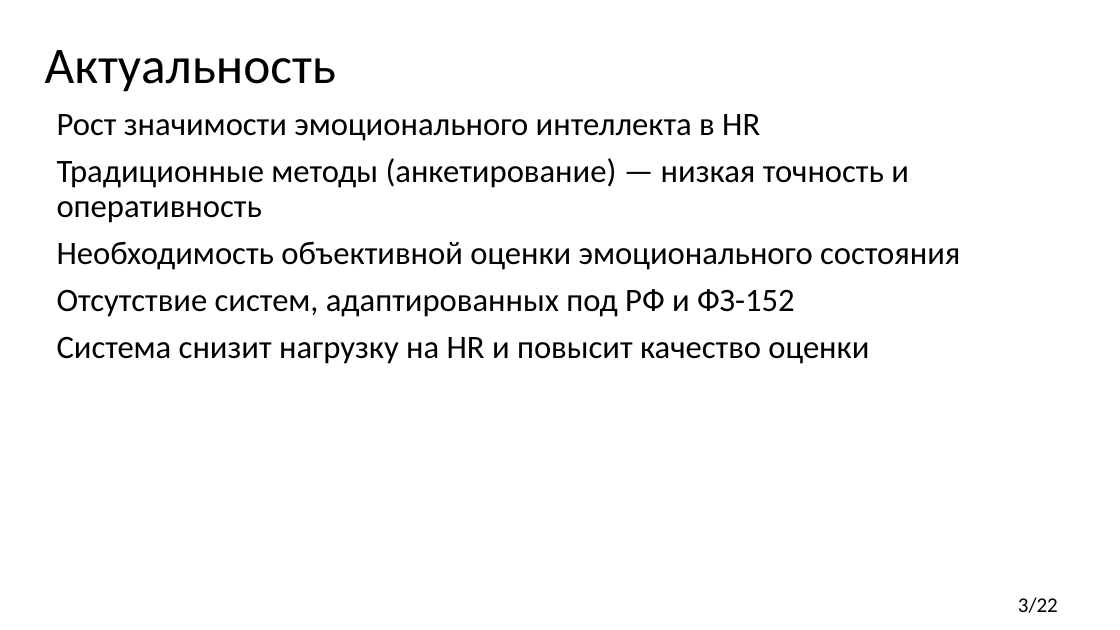
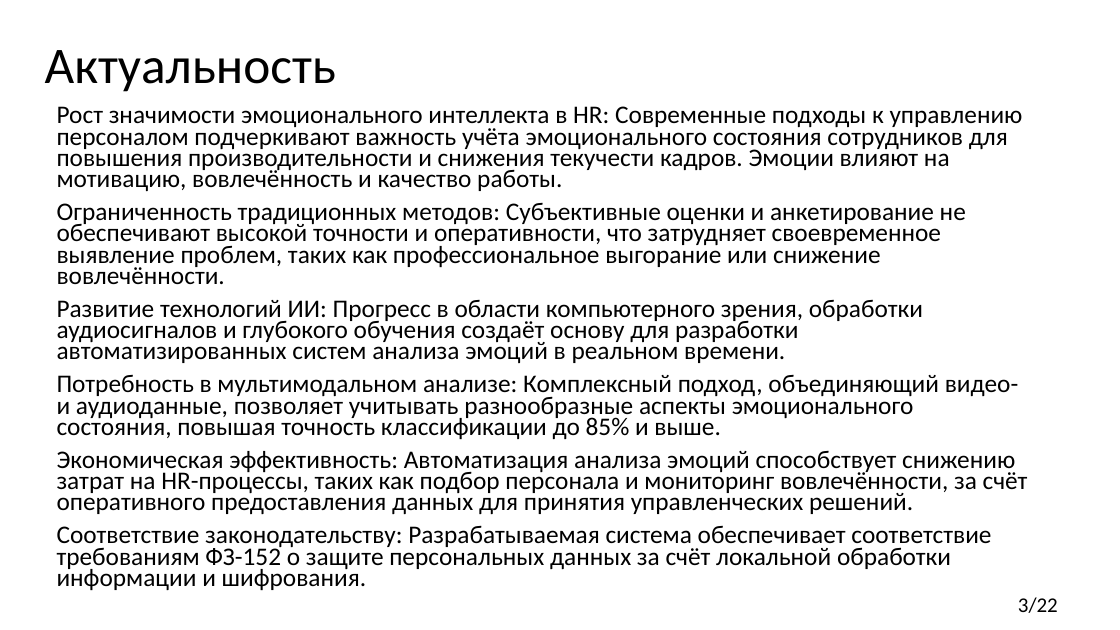
Before and after one commit to Hetsunya/diplom, a slide deck: slide 3 of вкр/практика/преза.pptx. Drawn at 1120x630 pixels with LibreOffice and Linux fonts; fonts in the diff are those of the drawing. Boxes give left, top, right and bottom in pixels: in the first picture for what was removed or moved away, otherwise in the second. Text is boxed around its words. In the diff, an @@ line names an element or a change of style, - is before the commit and + after.

```diff
--- a/вкр/практика/преза.pptx
+++ b/вкр/практика/преза.pptx
@@ text at <box>57,106,1028,590</box>: text changed; size 28 to 21.7 pt @@
-Рост значимости эмоционального интеллекта в HR
-Традиционные методы (анкетирование) — низкая точность и оперативность
-Необходимость объективной оценки эмоционального состояния
-Отсутствие систем, адаптированных под РФ и ФЗ-152
-Система снизит нагрузку на HR и повысит качество оценки
+Рост значимости эмоционального интеллекта в HR: Современные подходы к управлению персоналом подчеркивают важность учёта эмоционального состояния сотрудников для повышения производительности и снижения текучести кадров. Эмоции влияют на мотивацию, вовлечённость и качество работы.
+Ограниченность традиционных методов: Субъективные оценки и анкетирование не обеспечивают высокой точности и оперативности, что затрудняет своевременное выявление проблем, таких как профессиональное выгорание или снижение вовлечённости.
+Развитие технологий ИИ: Прогресс в области компьютерного зрения, обработки аудиосигналов и глубокого обучения создаёт основу для разработки автоматизированных систем анализа эмоций в реальном времени.
+Потребность в мультимодальном анализе: Комплексный подход, объединяющий видео- и аудиоданные, позволяет учитывать разнообразные аспекты эмоционального состояния, повышая точность классификации до 85% и выше.
+Экономическая эффективность: Автоматизация анализа эмоций способствует снижению затрат на HR-процессы, таких как подбор персонала и мониторинг вовлечённости, за счёт оперативного предоставления данных для принятия управленческих решений.
+Соответствие законодательству: Разрабатываемая система обеспечивает соответствие требованиям ФЗ-152 о защите персональных данных за счёт локальной обработки информации и шифрования.
```
Also in this commit, not shown: 1 other slide changed, 1 other file.
